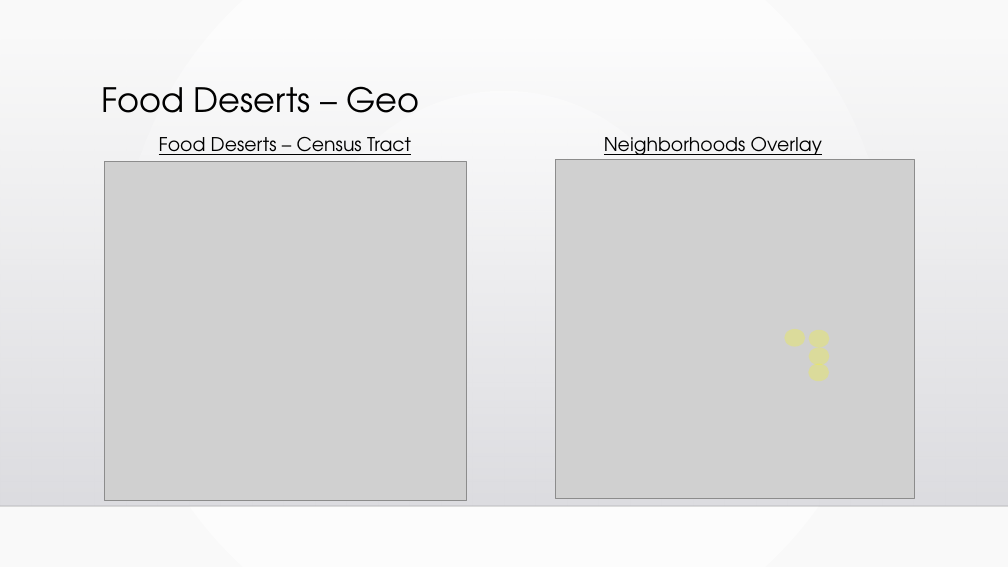
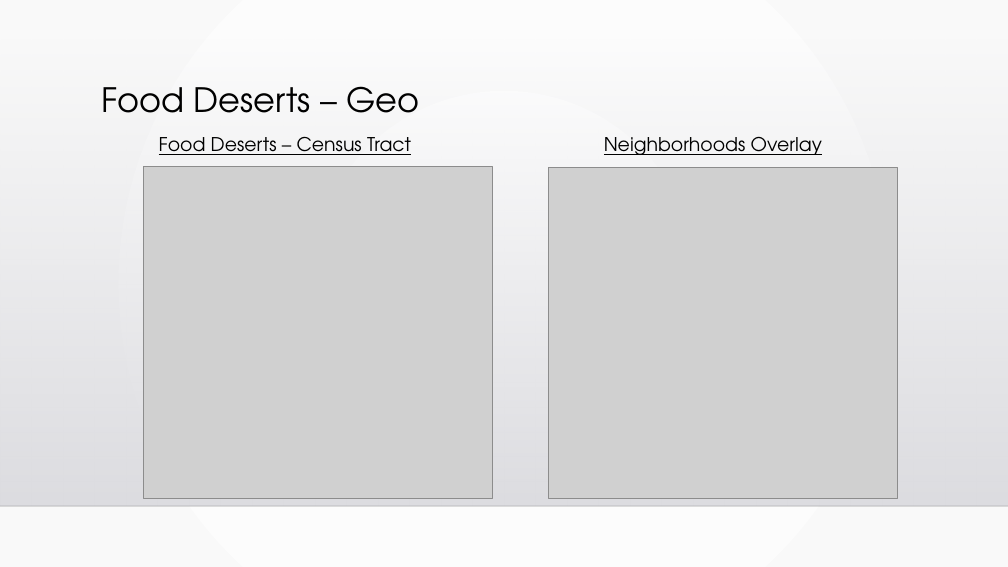
Before and after one commit to chell0011/MMA1, a slide deck: slide 12 of Chicago_Food_Deserts_Final.pptx. Drawn at 1008x567 pixels with LibreOffice and Linux fonts; fonts in the diff are those of the drawing; grey boxes stand for pictures; background and template pictures are left out. Boxes give left, top, right and bottom in pixels: in the first picture for what was removed or moved away, otherwise in the second. Text is boxed around its words. In the diff, an @@ line names an element or a change of style, - is before the commit and + after.

```diff
--- a/Chicago_Food_Deserts_Final.pptx
+++ b/Chicago_Food_Deserts_Final.pptx
@@ picture: place and size @@
-picture at box(104, 161, 467, 501)
+picture at box(144, 166, 492, 498)
@@ picture: place and size @@
-picture at box(555, 159, 914, 498)
+picture at box(549, 167, 898, 499)
@@ group removed at box(784, 329, 830, 381): 4 ellipses @@
```
Also in this commit, not shown: 13 other slides changed, 1 other file.
